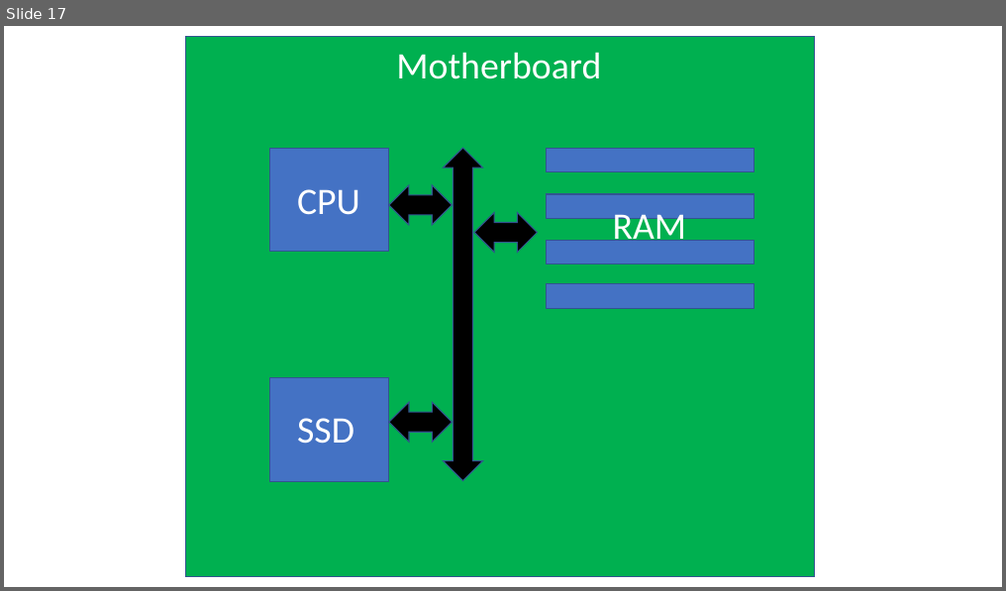
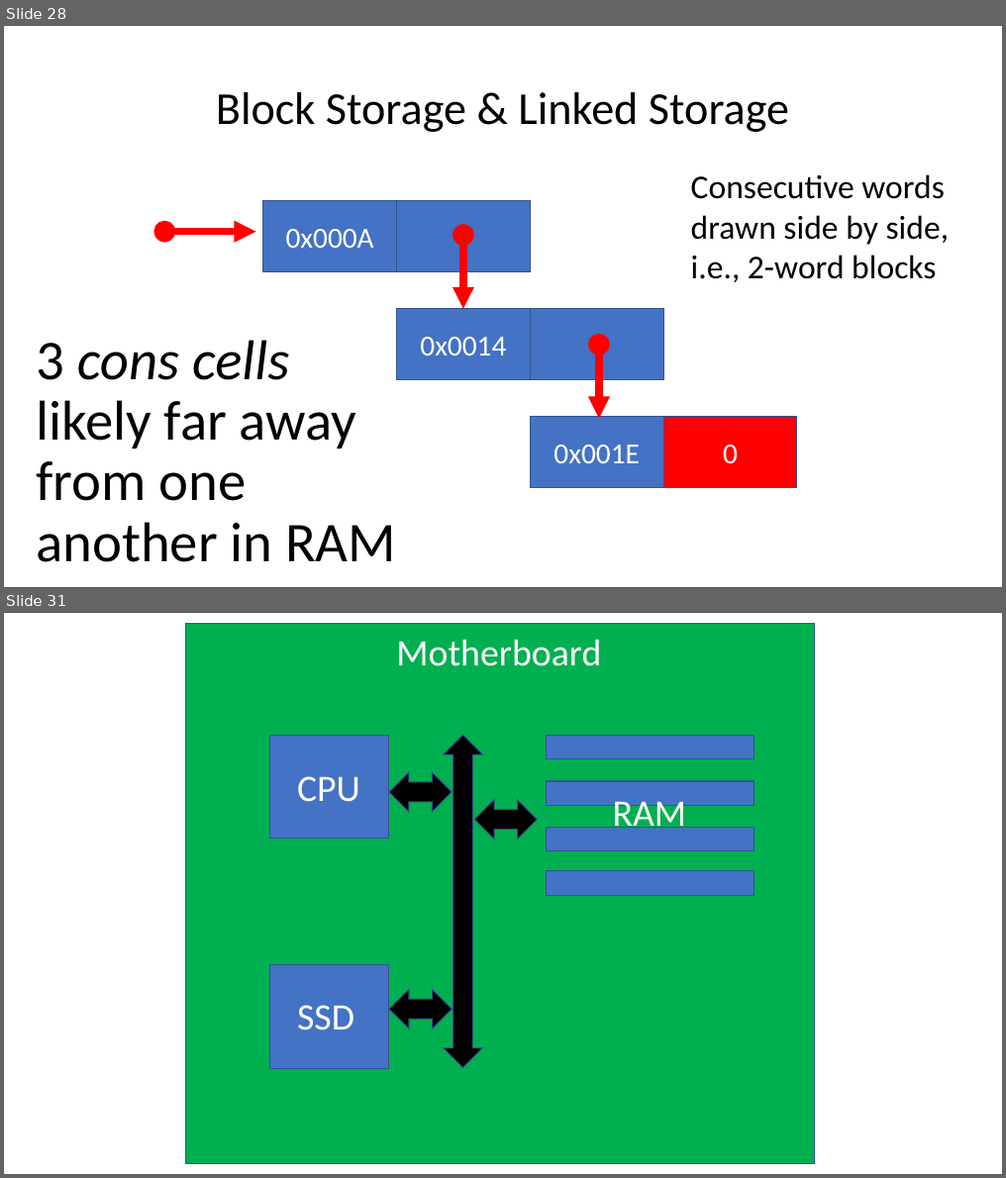
Before and after one commit to BC-CSCI1103/Week08, a slide deck: slides/SVMandMemory.pptx. Shown one above the other, each under a label of ours: slide 17 before the commit, slides 28 and 31 after it; the slides between them are not shown. The pictures are 1006x591 and 1006x1178 pixels, drawn with LibreOffice and Linux fonts; fonts in the diff are those of the drawing. Boxes give left, top, right and bottom in pixels: in the first picture for what was removed or moved away, otherwise in the second. Text is boxed around its words. In the diff, an @@ line names an element or a change of style, - is before the commit and + after.

```diff
--- a/slides/SVMandMemory.pptx
+++ b/slides/SVMandMemory.pptx
@@ slide 28 added at [4, 26, 1002, 587], background #FFFFFF @@
@@ title added at [216, 92, 789, 132], 44 pt, text #000000 @@
+Block Storage & Linked Storage
@@ rectangle added at [263, 201, 396, 273], fill #4472C4, outline #325491 1 pt, 28 pt, text #FFFFFF @@
+0x000A
@@ rectangle added at [397, 201, 531, 273], fill #4472C4, outline #325491 1 pt @@
@@ text added at [691, 174, 949, 282], 32 pt, text #000000 @@
+Consecutive words drawn side by side, i.e., 2-word blocks
@@ double arrow added from (165, 232) to (256, 232), #FF0000 7 pt @@
@@ double arrow added from (463, 235) to (463, 309), #FF0000 7 pt @@
@@ text added at [313, 308, 399, 339], 28 pt, text #FFFFFF @@
+0x0004
@@ rectangle added at [397, 309, 531, 380], fill #4472C4, outline #325491 1 pt, 28 pt, text #FFFFFF @@
+0x0014
@@ rectangle added at [531, 309, 663, 380], fill #4472C4, outline #325491 1 pt @@
@@ text added at [36, 340, 396, 563], 54 pt, text #000000 @@
+3 cons cells likely far away from one another in RAM
@@ double arrow added from (599, 345) to (599, 419), #FF0000 7 pt @@
@@ rectangle added at [531, 417, 663, 488], fill #4472C4, outline #325491 1 pt, 28 pt, text #FFFFFF @@
+0x001E
@@ rectangle added at [663, 417, 797, 488], fill #FF0000, outline #325491 1 pt, 28 pt, text #FFFFFF @@
+0
@@ what was slide 17 is now slide 31 @@
```
Also in this commit, not shown: 5 slides changed, 16 other slides added, 2 slides removed.
